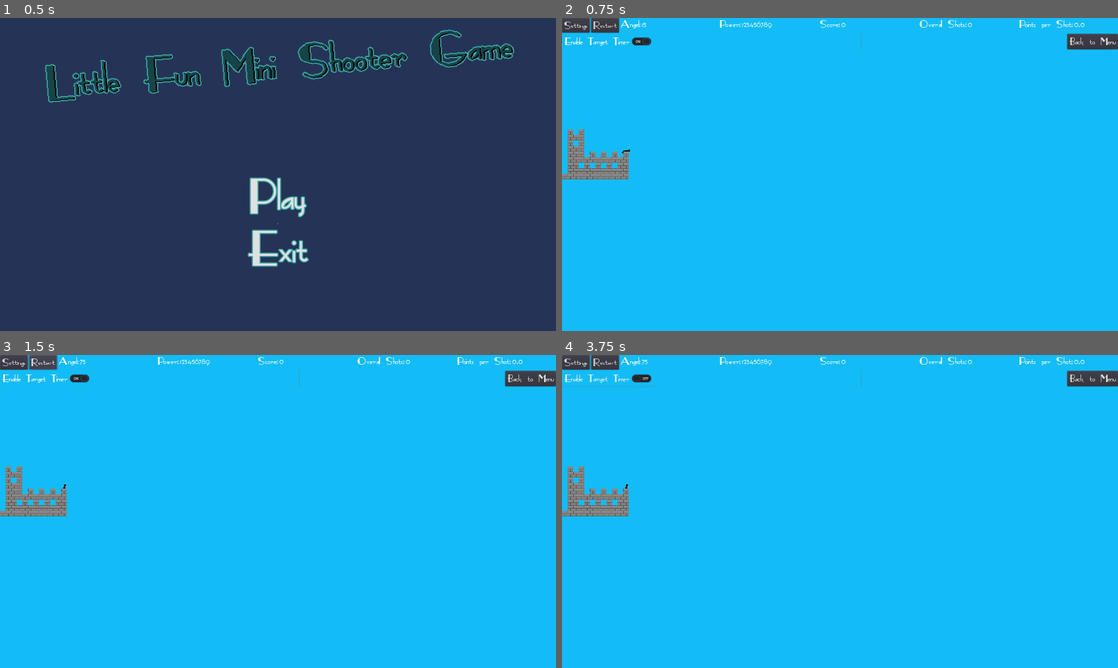
Above: before the commit, frames 1-4 (two rows, left to right).
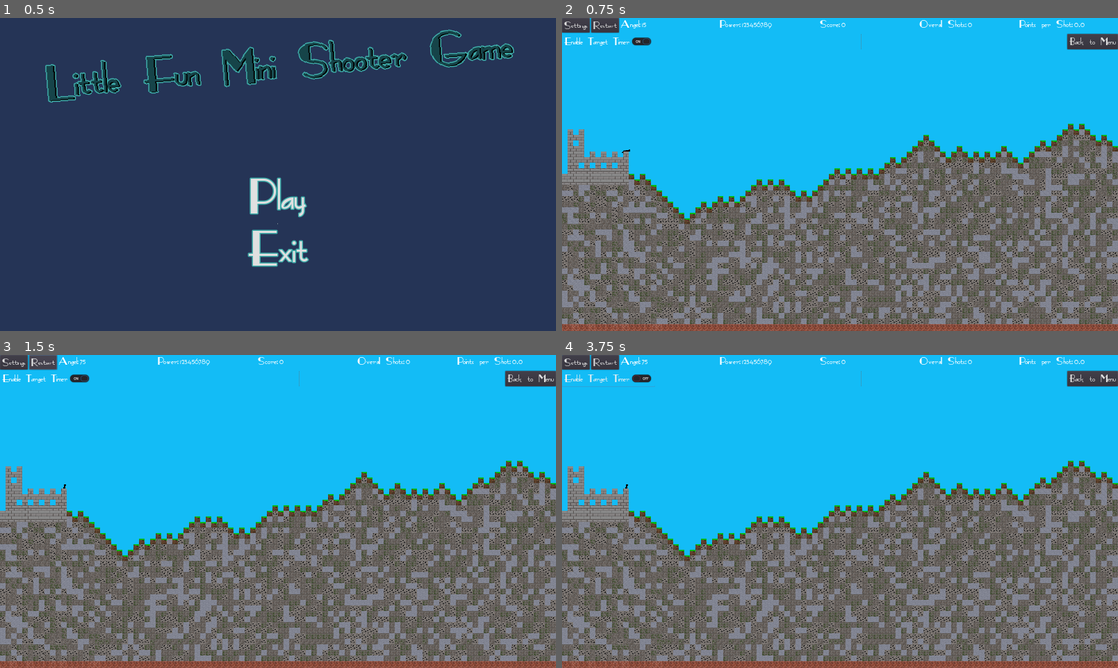
Above: after the commit, the same moments.

Repository: Coding-4Fun/Just4Fun_Mini_Shootergame
Game: Godot game, scene res://UI/MainMenuUI.tscn
The game is run twice, just before and just after one commit, with the same random seed, the same clock (stepped at 60 frames per second) and the same inputs.
Inputs:
- Up to frame 1 (0.5 s): no input
- Up to frame 2 (0.75 s): click "Play" at 0.5 s
- Up to frame 3 (1.5 s): click "Restart" at 1.25 s
- Up to frame 4 (3.75 s): click "Restart" at 2 s; click "Restart" at 2.75 s; click "Enable Target Timer" at 3.5 s

Frame 1 is identical in both runs. In frame 2, 52% of the frame differs, in the area x 0-100%, y 33-100%; in frame 3, 52%; in frame 4, 52%.
Error before the commit: Invalid set index 'PlayerShots' (on base: 'Node (Preloads.gd)') with value of type 'Node2D (players.gd)'. (res://MainGame.gd:43)
Error after the commit: Assertion failed: Error: connect signal CannonShooting (res://Cannon/Cannon.gd:23)

Commit message:
Add: Global Node Initialisierung

Diff:
--- a/Globals/Preloads.gd
+++ b/Globals/Preloads.gd
@@ -14,6 +14,10 @@
 var PlayerRootNode:Node2D
 var PlayerLeft:Node2D
 var PlayerRight:Node2D
+var PlayerShots:Node2D
+#
+##
+var Main:Node2D
 #
 ## UI
 var UIMain:Control
